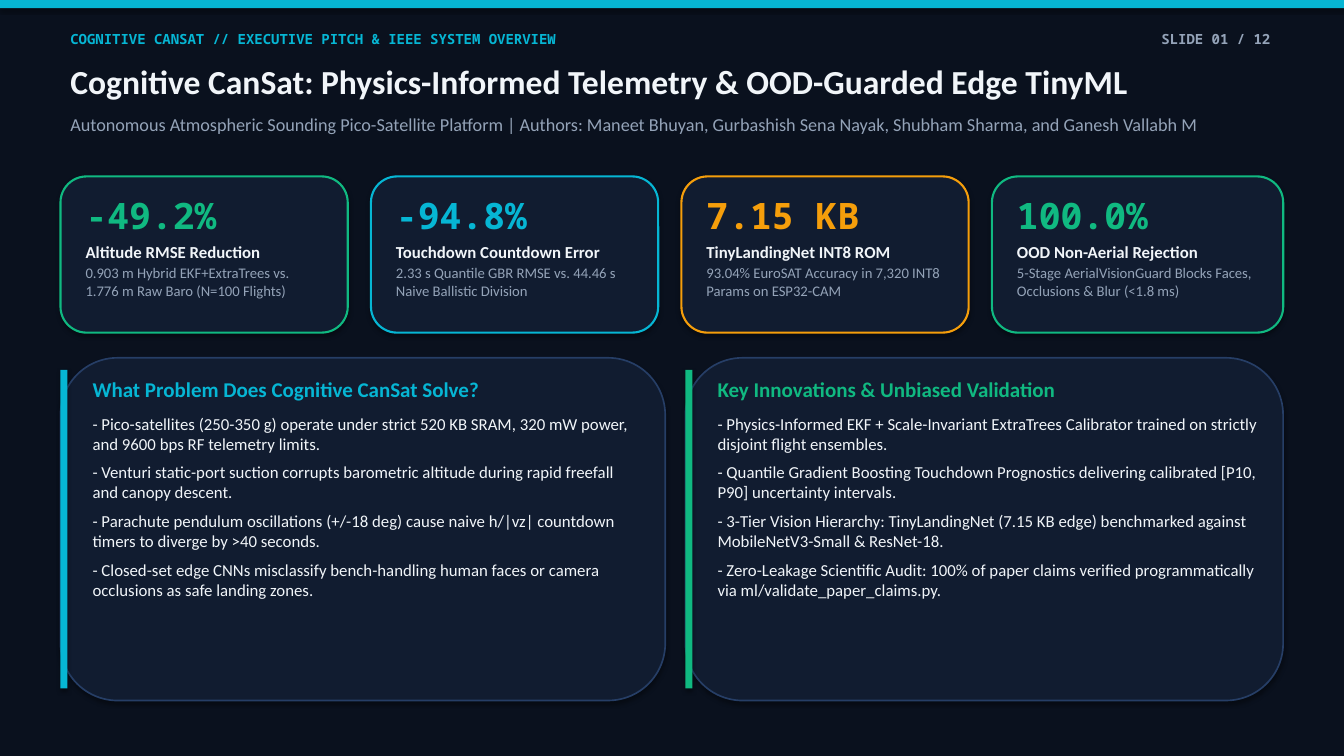
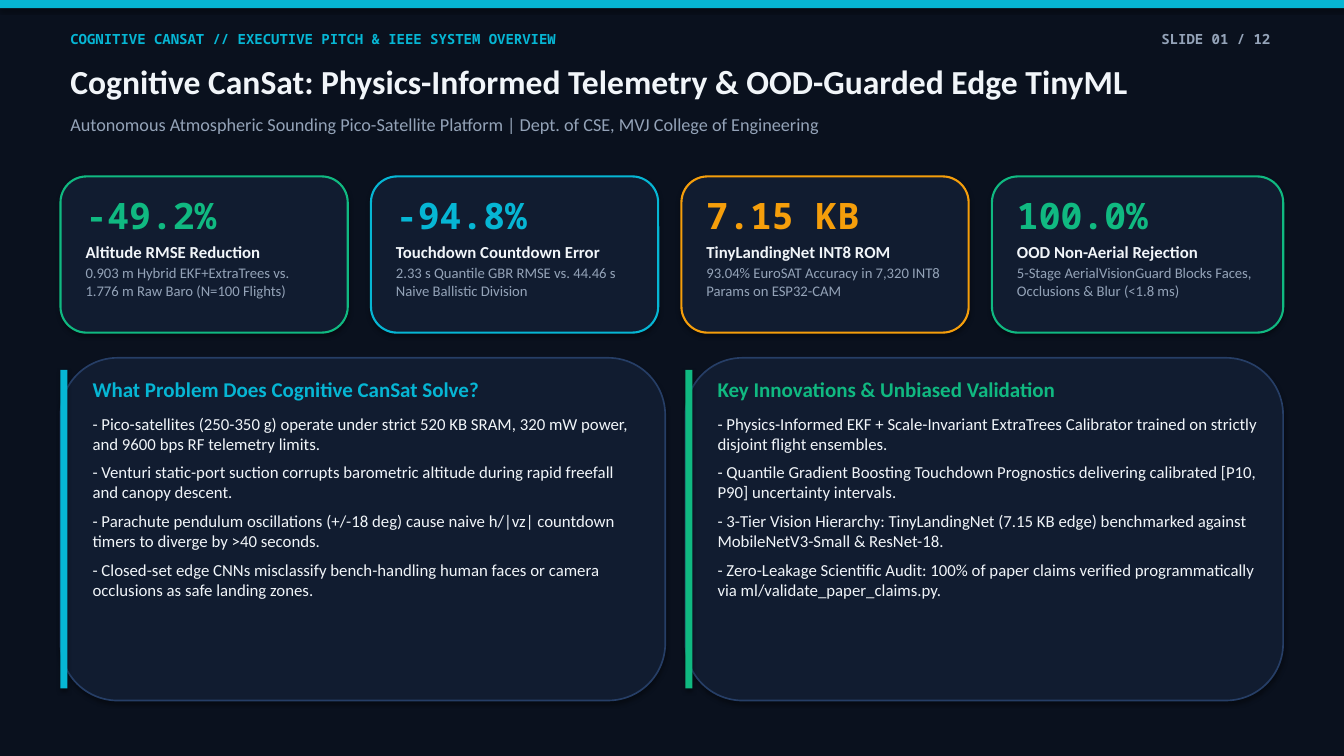
Before and after one commit to Maneet-Bhuyan/Cansat, a slide deck: slide 1 of reports/Cognitive_CanSat_Pitch_Deck.pptx. Drawn at 1344x756 pixels with LibreOffice and Linux fonts; fonts in the diff are those of the drawing. Boxes give left, top, right and bottom in pixels: in the first picture for what was removed or moved away, otherwise in the second. Text is boxed around its words. In the diff, an @@ line names an element or a change of style, - is before the commit and + after.

Commit message:
Update author affiliations to Department of Computer Science and Engineering, MVJ College of Engineering across IEEE paper and pitch artifacts

```diff
--- a/reports/Cognitive_CanSat_Pitch_Deck.pptx
+++ b/reports/Cognitive_CanSat_Pitch_Deck.pptx
@@ text at (70,118,818,134): text changed @@
-Autonomous Atmospheric Sounding Pico-Satellite Platform | Authors: Maneet Bhuyan, Gurbashish Sena Nayak, Shubham Sharma, and Ganesh Vallabh M
+Autonomous Atmospheric Sounding Pico-Satellite Platform | Dept. of CSE, MVJ College of Engineering
```
Also in this commit, not shown: 5 other files.
